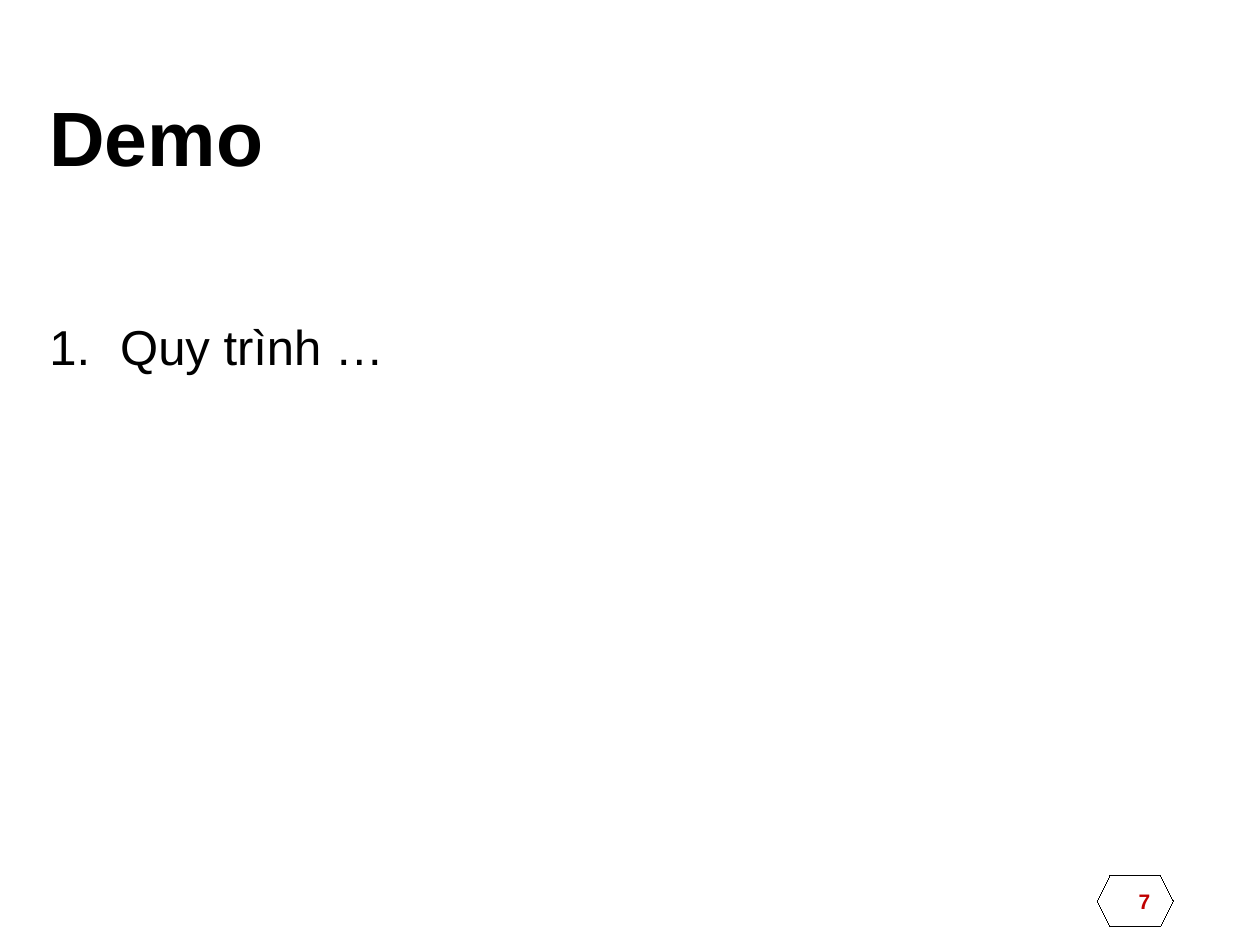
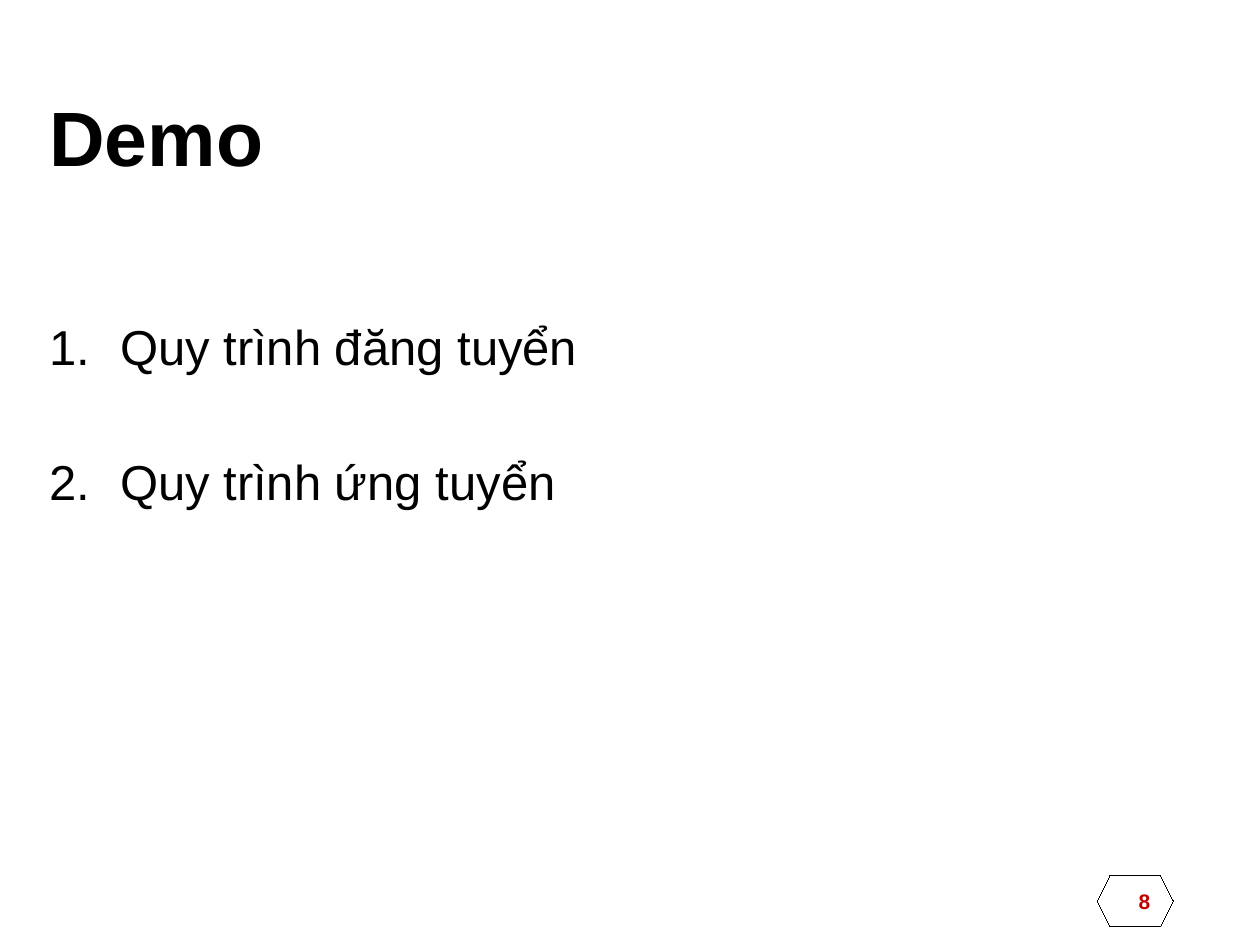
Before and after one commit to huytd-it/itconnect.pw, a slide deck: slide 8 of documents/DATN.pptx (slide 7 before the commit). Drawn at 1260x945 pixels with LibreOffice and Linux fonts; fonts in the diff are those of the drawing; background and template pictures are left out. Boxes give left, top, right and bottom in pixels: in the first picture for what was removed or moved away, otherwise in the second. Text is boxed around its words. In the diff, an @@ line names an element or a change of style, - is before the commit and + after.

```diff
--- a/documents/DATN.pptx
+++ b/documents/DATN.pptx
@@ text at (x1=120, y1=326, x2=577, y2=510): text changed @@
-1. Quy trình …
+1. Quy trình đăng tuyển
+2. Quy trình ứng tuyển
@@ page number at (x1=1139, y1=894, x2=1151, y2=909): text changed @@
-7
+8
```
Also in this commit, not shown: 2 other slides changed, 1 slide added, 6 other files.
